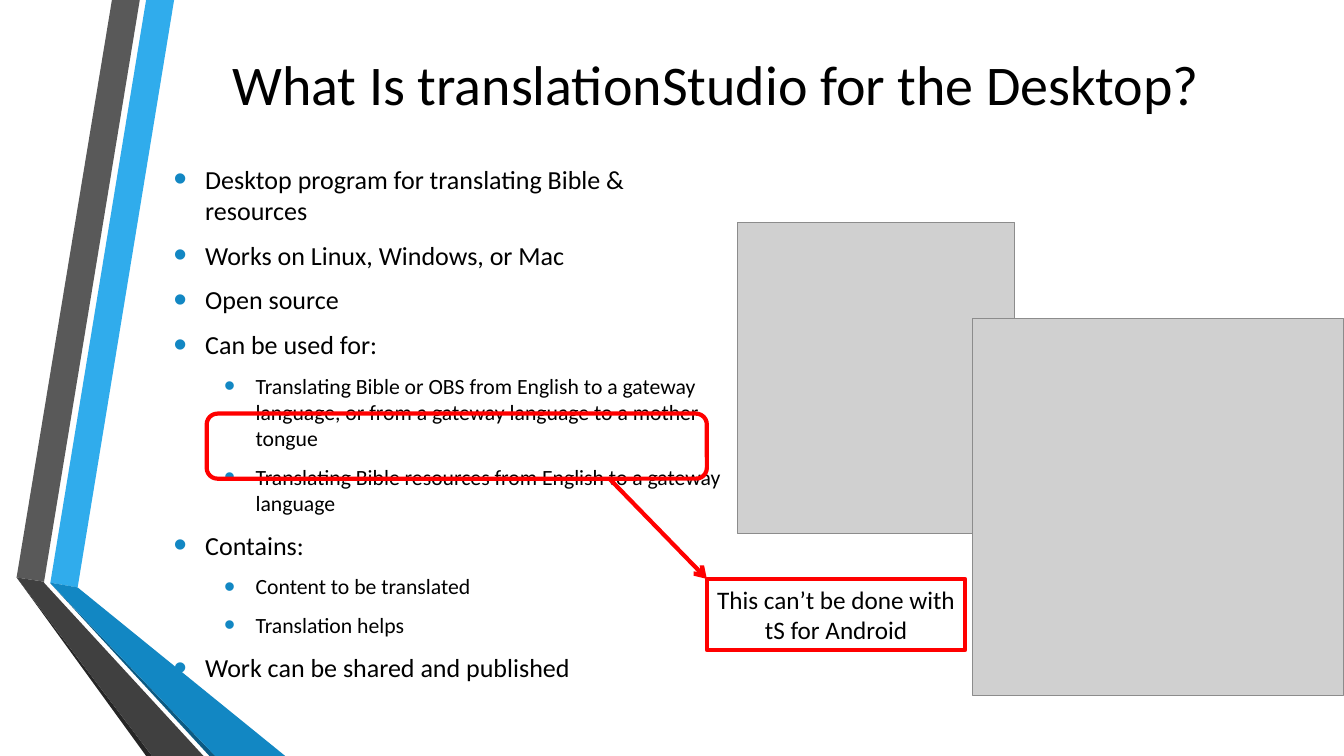
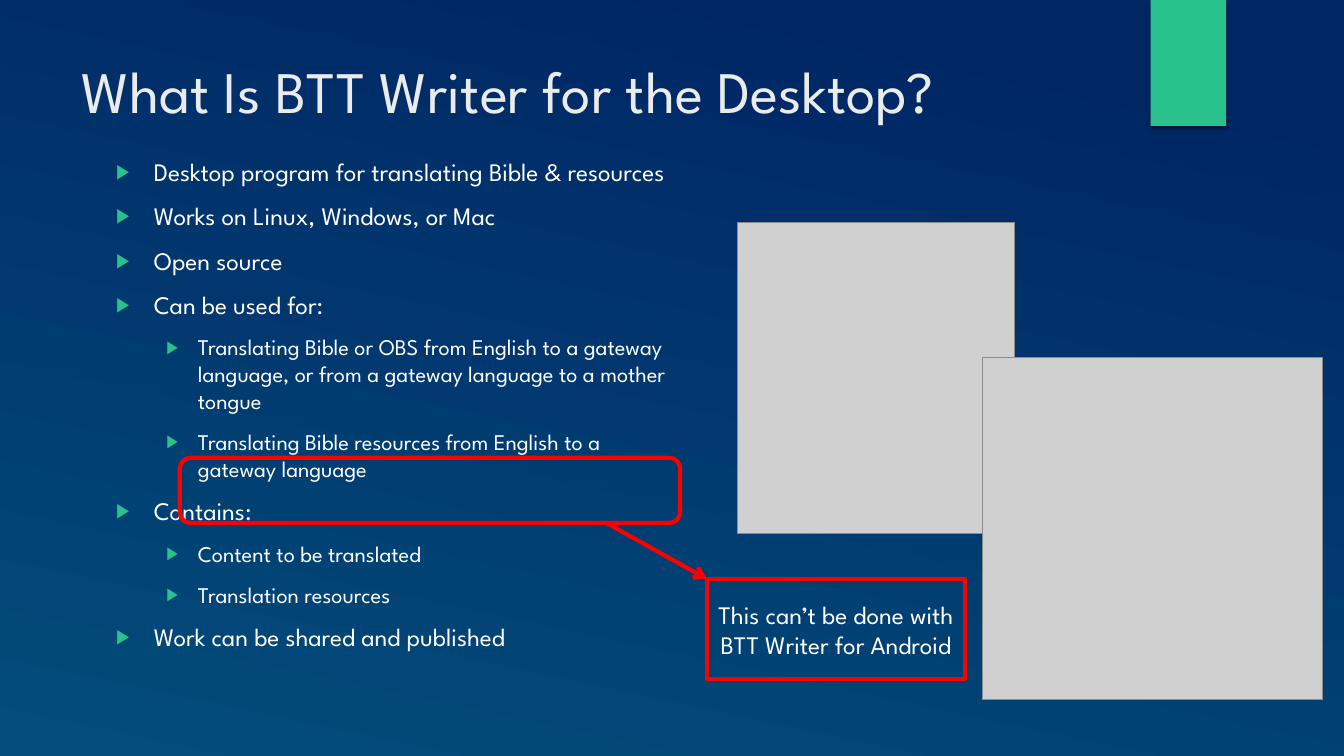
Before and after one commit to mondele/btt-writer-docs, a slide deck: slide 3 of docs/DGetStarted.pptx. Drawn at 1344x756 pixels with LibreOffice and Linux fonts; fonts in the diff are those of the drawing; grey boxes stand for pictures; background and template pictures are left out. Boxes give left, top, right and bottom in pixels: in the first picture for what was removed or moved away, otherwise in the second. Text is boxed around its words. In the diff, an @@ line names an element or a change of style, - is before the commit and + after.

```diff
--- a/docs/DGetStarted.pptx
+++ b/docs/DGetStarted.pptx
@@ background picture (left out) to gradient #002664 to #024E7B @@
@@ rectangle added at (1150,0,1226,126), fill #28C28C @@
@@ title "What Is BTT Writer for ..." at (81,72,934,126): vertical alignment middle to top @@
@@ title at (81,72,934,126): text changed; size 40 to 42 pt; font Calibri to League Spartan; text colour #000000 to #EBEBEB @@
-What Is translationStudio for the Desktop?
+What Is BTT Writer for the Desktop?
@@ text "Desktop program for translating Bible ...": place and size @@
-text "Desktop program for translating Bible ..." at (205,171,721,682)
+text "Desktop program for translating Bible ..." at (154,163,665,647)
@@ text at (154,163,665,647): size 18.6 to 18 pt in "Desktop program for translating Bible & resources", "Works on Linux, Windows, or Mac", "Open source", "Can be used for:" and 2 more places; font Calibri to League Spartan, text colour #000000 to #FFFFFF; size 15.5 to 16 pt in "Translating Bible or OBS from English to ...", "Translating Bible resources from English to a ...", "Content to be translated"; bullet • to ▶; bullet colour #1287C3 to #28C28C @@
@@ picture: place and size @@
-picture at (973,319,1344,696)
+picture at (983,358,1323,700)
@@ rounded rectangle: place and size @@
-rounded rectangle at (207,413,707,479)
+rounded rectangle at (179,458,680,523)
@@ arrow moved from (610, 479) - (707, 579) to (607, 523) - (707, 579) @@
@@ group removed at (16,0,285,756): 6 freeform shapes @@
@@ text at (198,587,390,604): text changed; size 15.5 to 16 pt; font Calibri to League Spartan; text colour #000000 to #FFFFFF @@
-  • Translation helps
+  ▶ Translation resources
@@ rectangle "This can’t be done with ...": place and size @@
-rectangle "This can’t be done with ..." at (707,579,965,650)
+rectangle "This can’t be done with ..." at (707,579,965,679)
@@ text in rectangle at (718,606,953,655): text changed; font Calibri to League Spartan; text colour #000000 to #FFFFFF @@
-This can’t be done with tS for Android
+This can’t be done with BTT Writer for Android
```
Also in this commit, not shown: 16 other slides changed, 13 other files.
